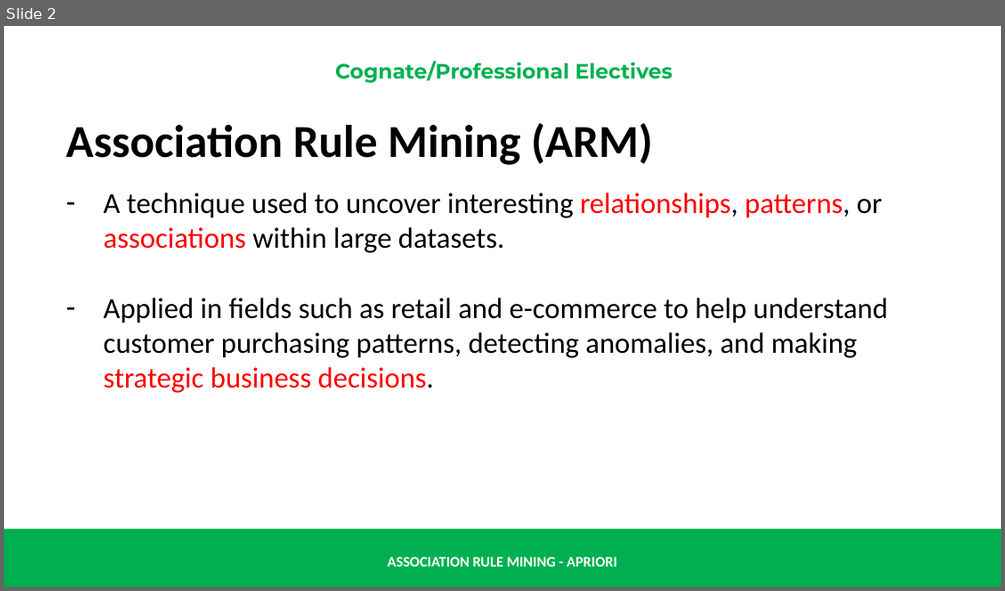
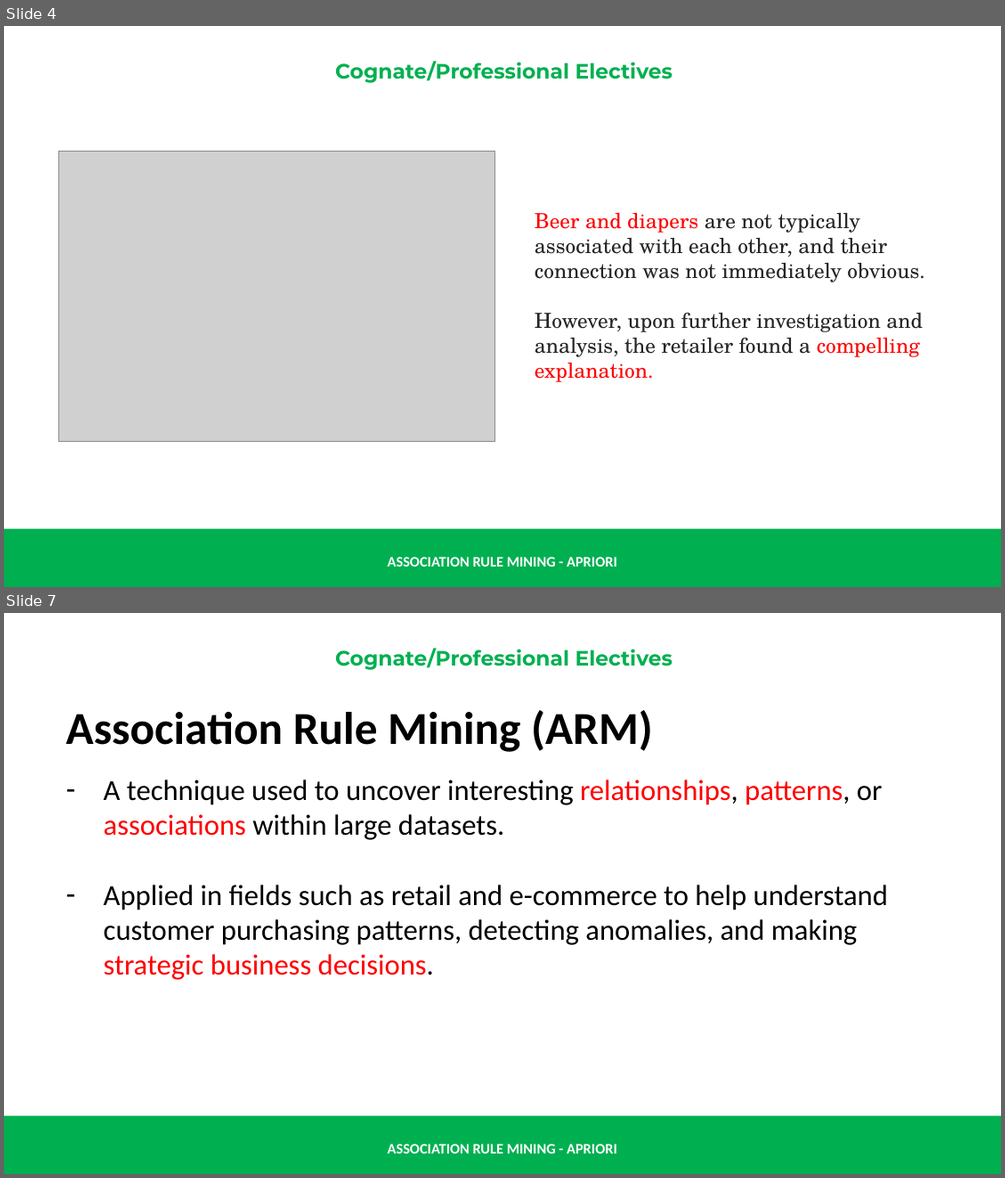
Before and after one commit to renatomaaliw3/public_files, a slide deck: CPE Electives (1 - 3)/01. Lectures Notebook/000. Presentations & Text Books/01. Presentation Slides/30. Association Rule Mining & Apriori.pptx. Shown one above the other, each under a label of ours: slide 2 before the commit, slides 4 and 7 after it; the slides between them are not shown. The pictures are 1005x591 and 1005x1178 pixels, drawn with LibreOffice and Linux fonts; fonts in the diff are those of the drawing; grey boxes stand for pictures. Boxes give left, top, right and bottom in pixels: in the first picture for what was removed or moved away, otherwise in the second. Text is boxed around its words. In the diff, an @@ line names an element or a change of style, - is before the commit and + after.

```diff
--- a/CPE Electives (1 - 3)/01. Lectures Notebook/000. Presentations & Text Books/01. Presentation Slides/30. Association Rule Mining & Apriori.pptx
+++ b/CPE Electives (1 - 3)/01. Lectures Notebook/000. Presentations & Text Books/01. Presentation Slides/30. Association Rule Mining & Apriori.pptx
@@ slide 4 added at (4,26,1001,587), background #FFFFFF; not listed: 3 template elements that a slide beside it also shows @@
@@ picture added at (58,151,494,442) @@
@@ text added at (534,212,925,382), 20 pt, text #242424 @@
+Beer and diapers are not typically associated with each other, and their connection was not immediately obvious.
+However, upon further investigation and analysis, the retailer found a compelling explanation.
@@ what was slide 2 is now slide 7 @@
```
Also in this commit, not shown: 1 slide changed, 23 other slides added, 1 other file.
